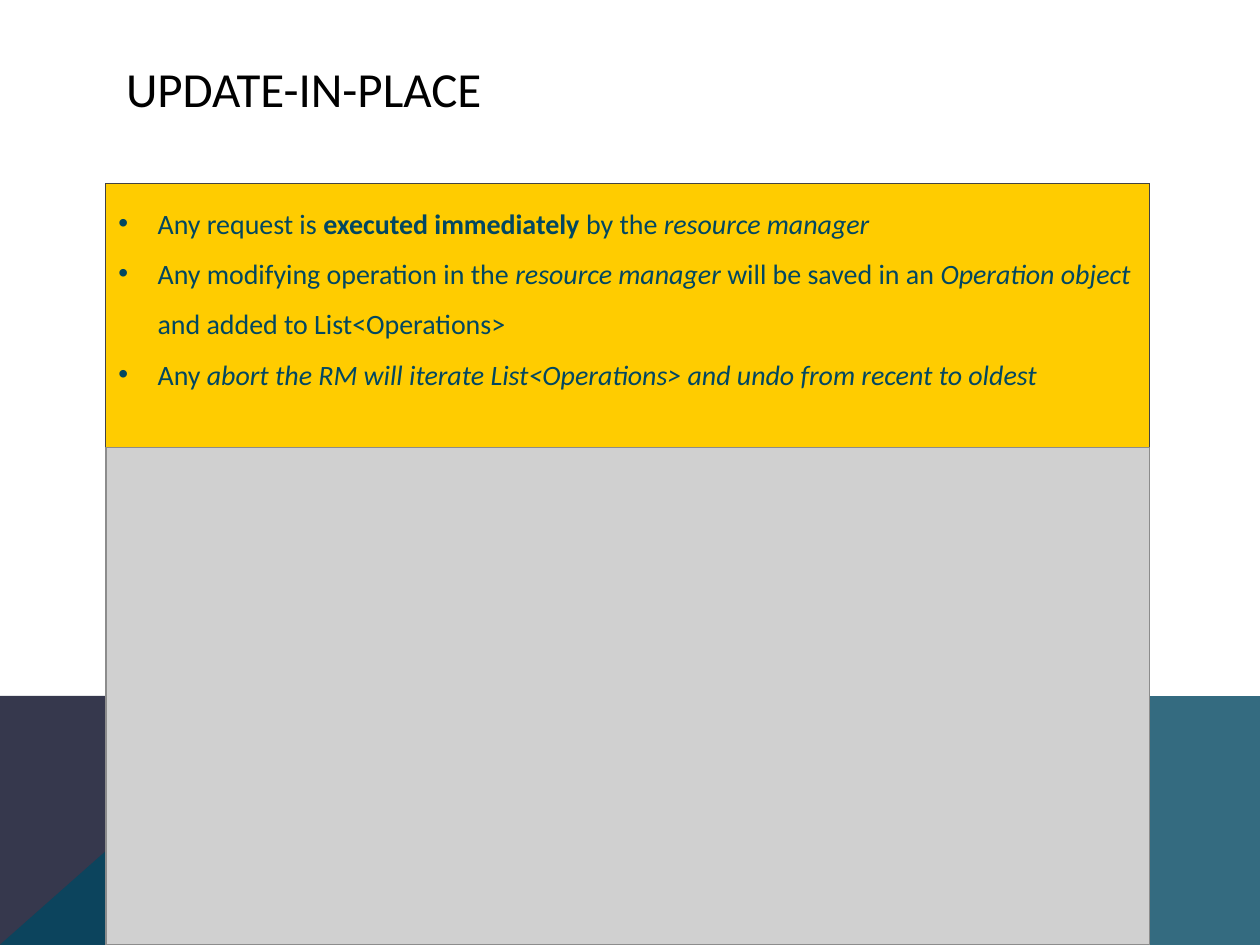
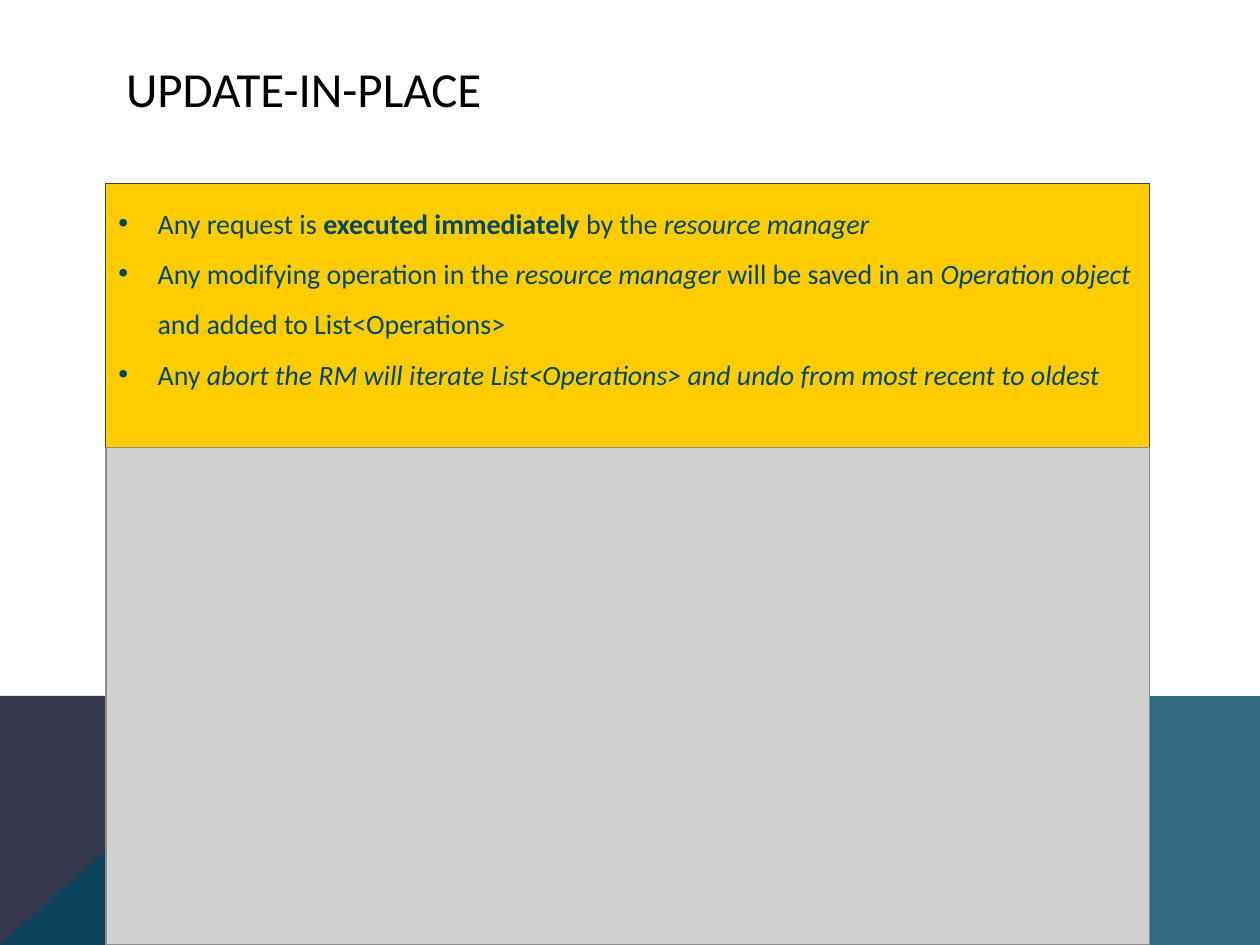
Before and after one commit to danhp/cs512, a slide deck: slide 12 of 512pp.pptx. Drawn at 1260x945 pixels with LibreOffice and Linux fonts; fonts in the diff are those of the drawing; grey boxes stand for pictures. Boxes give left, top, right and bottom in pixels: in the first picture for what was removed or moved away, otherwise in the second. Text is boxed around its words. In the diff, an @@ line names an element or a change of style, - is before the commit and + after.

Commit message:
ppt

```diff
--- a/512pp.pptx
+++ b/512pp.pptx
@@ text in rectangle at (x1=158, y1=365, x2=1099, y2=390): text changed @@
-• Any abort the RM will iterate List<Operations> and undo from recent to oldest
+• Any abort the RM will iterate List<Operations> and undo from most recent to oldest
```
